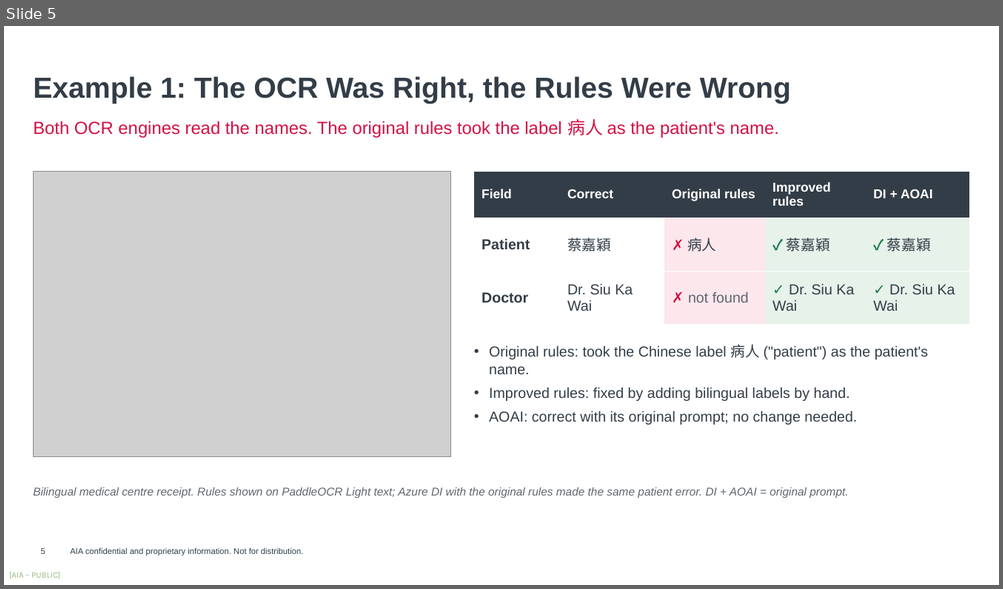
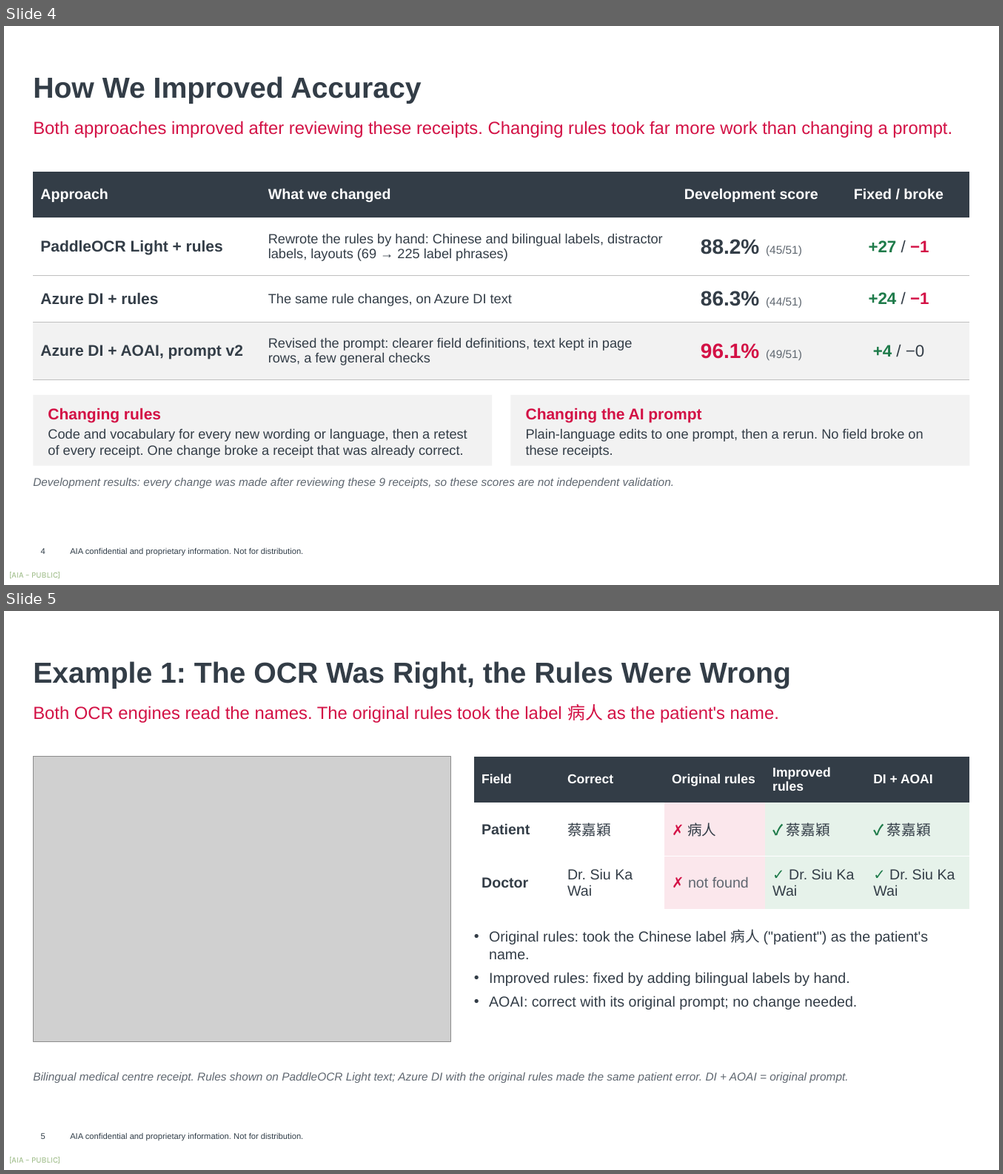
Before and after one commit to harrysokool/playground, a slide deck: ppt/ocr_benchmark/current/OCR_Benchmark_V3.pptx. Shown one above the other, each under a label of ours: slide 5 before the commit, slides 4 and 5 after it. The pictures are 1003x589 and 1003x1174 pixels, drawn with LibreOffice and Linux fonts; fonts in the diff are those of the drawing; grey boxes stand for pictures; background and template pictures are left out. Boxes give left, top, right and bottom in pixels: in the first picture for what was removed or moved away, otherwise in the second. Text is boxed around its words. In the diff, an @@ line names an element or a change of style, - is before the commit and + after.

```diff
--- a/ppt/ocr_benchmark/current/OCR_Benchmark_V3.pptx
+++ b/ppt/ocr_benchmark/current/OCR_Benchmark_V3.pptx
@@ slide 4 added at box(4, 26, 999, 585), background #FFFFFF; not listed: 2 template elements that a slide beside it also shows @@
@@ text added at box(33, 76, 421, 104), 28 pt, text #333D47, bold @@
+How We Improved Accuracy
@@ text added at box(33, 121, 952, 138), 17 pt, text #D31145 @@
+Both approaches improved after reviewing these receipts. Changing rules took far more work than changing a prompt.
@@ table added at box(33, 172, 970, 380), 4 rows, 4 columns @@
+Approach | What we changed | Development score | Fixed / broke
+PaddleOCR Light + rules | Rewrote the rules by hand: Chinese and bilingual labels, distractor labels, layouts (69 → 225 label phrases) | 88.2% (45/51) | +27 / −1
+Azure DI + rules | The same rule changes, on Azure DI text | 86.3% (44/51) | +24 / −1
+Azure DI + AOAI, prompt v2 | Revised the prompt: clearer field definitions, text kept in page rows, a few general checks | 96.1% (49/51) | +4 / −0
@@ rectangle added at box(33, 395, 492, 466), fill #F2F2F2, 13 pt, text #333D47 @@
+Changing rules
+Code and vocabulary for every new wording or language, then a retest of every receipt. One change broke a receipt that was already correct.
@@ rectangle added at box(511, 395, 970, 466), fill #F2F2F2, 13 pt, text #333D47 @@
+Changing the AI prompt
+Plain-language edits to one prompt, then a rerun. No field broke on these receipts.
@@ text added at box(33, 478, 674, 488), 11 pt, text #5F6770, italic @@
+Development results: every change was made after reviewing these 9 receipts, so these scores are not independent validation.
@@ page number added at box(41, 548, 45, 554), 8 pt, text #303D48 @@
+4
```
Also in this commit, not shown: 5 slides changed, 1 slide removed, 13 other files.
